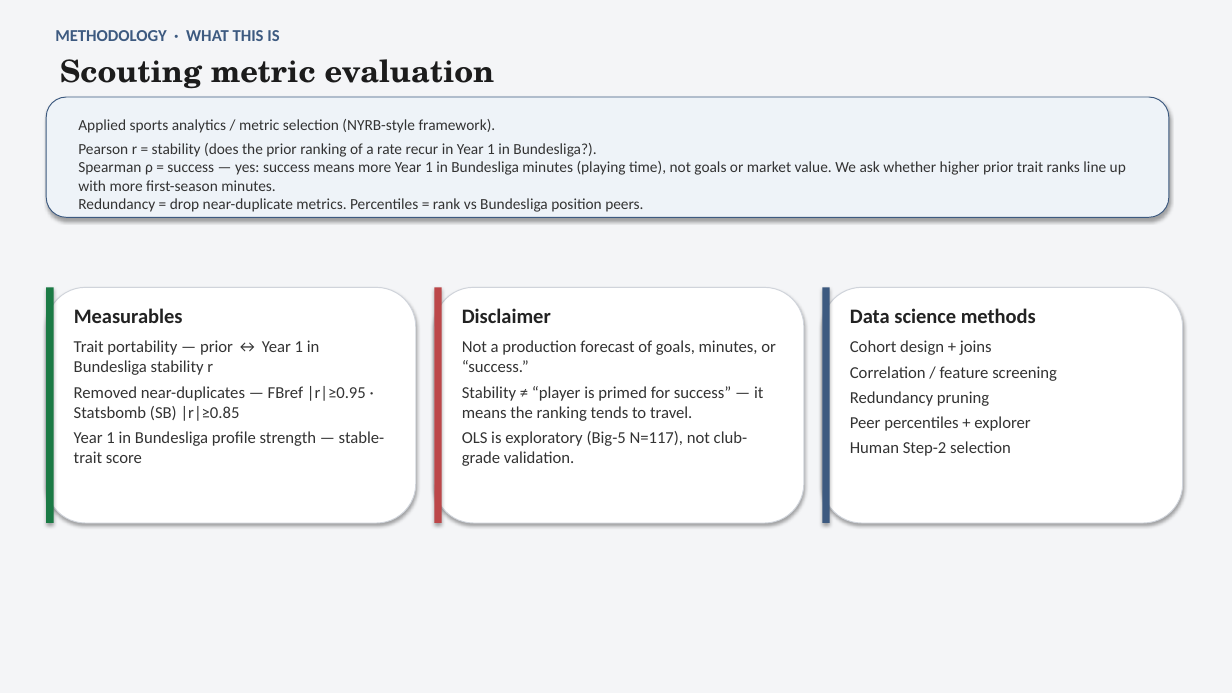
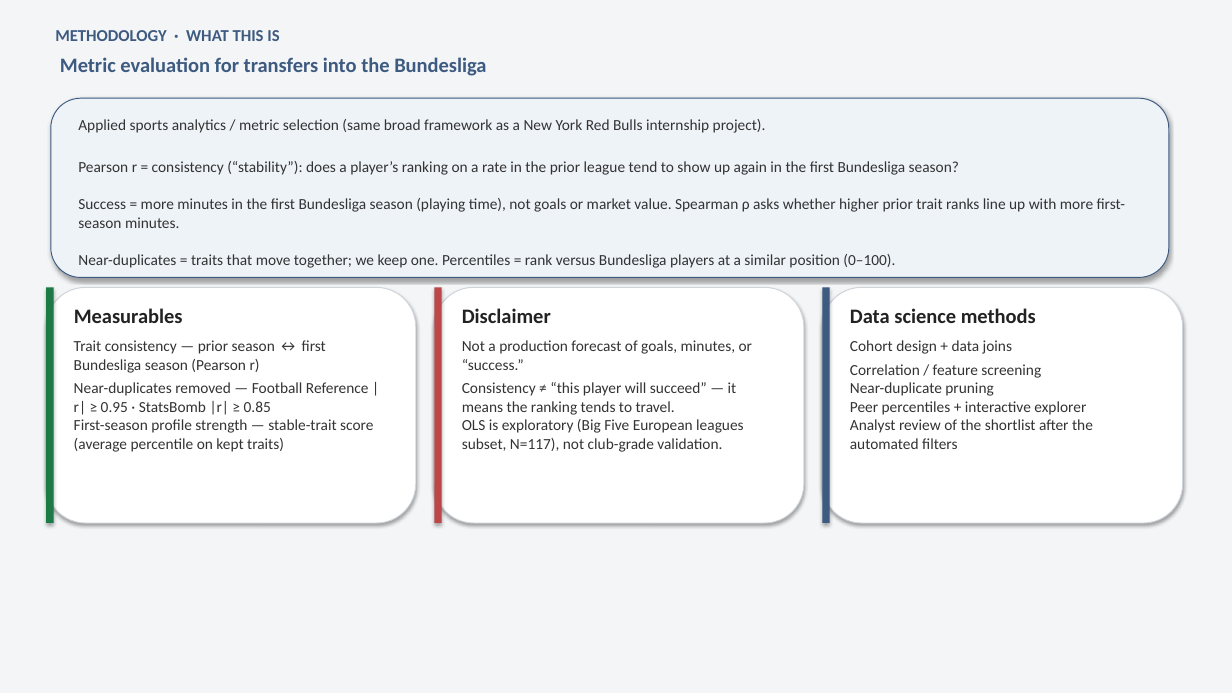
Before and after one commit to colbymorris08/bundesliga-transfer-traits, a slide deck: slide 5 of bundesliga_transfer_traits.pptx. Drawn at 1232x693 pixels with LibreOffice and Linux fonts; fonts in the diff are those of the drawing. Boxes give left, top, right and bottom in pixels: in the first picture for what was removed or moved away, otherwise in the second. Text is boxed around its words. In the diff, an @@ line names an element or a change of style, - is before the commit and + after.

```diff
--- a/bundesliga_transfer_traits.pptx
+++ b/bundesliga_transfer_traits.pptx
@@ text at <box>60,57,486,76</box>: text changed; size 24 to 16 pt; font TeX Gyre Schola to Calibri; text colour #1C1C1C to #3D5A80 @@
-Scouting metric evaluation
+Metric evaluation for transfers into the Bundesliga
@@ rounded rectangle: place and size @@
-rounded rectangle at <box>46,97,1169,217</box>
+rounded rectangle at <box>51,98,1169,277</box>
@@ text at <box>78,119,1125,268</box>: text changed @@
-Applied sports analytics / metric selection (NYRB-style framework).
-Pearson r = stability (does the prior ranking of a rate recur in Year 1 in Bundesliga?).
-Spearman ρ = success — yes: success means more Year 1 in Bundesliga minutes (playing time), not goals or market value. We ask whether higher prior trait ranks line up with more first-season minutes.
-Redundancy = drop near-duplicate metrics. Percentiles = rank vs Bundesliga position peers.
+Applied sports analytics / metric selection (same broad framework as a New York Red Bulls internship project).
+Pearson r = consistency (“stability”): does a player’s ranking on a rate in the prior league tend to show up again in the first Bundesliga season?
+Success = more minutes in the first Bundesliga season (playing time), not goals or market value. Spearman ρ asks whether higher prior trait ranks line up with more first-season minutes.
+Near-duplicates = traits that move together; we keep one. Percentiles = rank versus Bundesliga players at a similar position (0–100).
@@ text at <box>74,340,373,452</box>: text changed; size 13 to 12 pt @@
-Trait portability — prior ↔ Year 1 in Bundesliga stability r
-Removed near-duplicates — FBref |r|≥0.95 · Statsbomb (SB) |r|≥0.85
-Year 1 in Bundesliga profile strength — stable-trait score
+Trait consistency — prior season ↔ first Bundesliga season (Pearson r)
+Near-duplicates removed — Football Reference |r| ≥ 0.95 · StatsBomb |r| ≥ 0.85
+First-season profile strength — stable-trait score (average percentile on kept traits)
@@ text at <box>462,340,752,370</box>: size 13 to 12 pt in "Not a production forecast of goals, minutes, ..." @@
@@ text at <box>850,340,1012,354</box>: text changed; size 13 to 12 pt @@
-Cohort design + joins
+Cohort design + data joins
@@ text at <box>462,382,744,452</box>: text changed; size 13 to 12 pt @@
-Stability ≠ “player is primed for success” — it means the ranking tends to travel.
-OLS is exploratory (Big-5 N=117), not club-grade validation.
+Consistency ≠ “this player will succeed” — it means the ranking tends to travel.
+OLS is exploratory (Big Five European leagues subset, N=117), not club-grade validation.
@@ text at <box>850,382,1093,449</box>: text changed; size 13 to 12 pt @@
-Redundancy pruning
-Peer percentiles + explorer
-Human Step-2 selection
+Near-duplicate pruning
+Peer percentiles + interactive explorer
+Analyst review of the shortlist after the automated filters
@@ text at <box>850,364,1041,378</box>: size 13 to 12 pt in "Correlation / feature screening"; less space between paragraphs @@
```
Also in this commit, not shown: 22 other slides changed.
